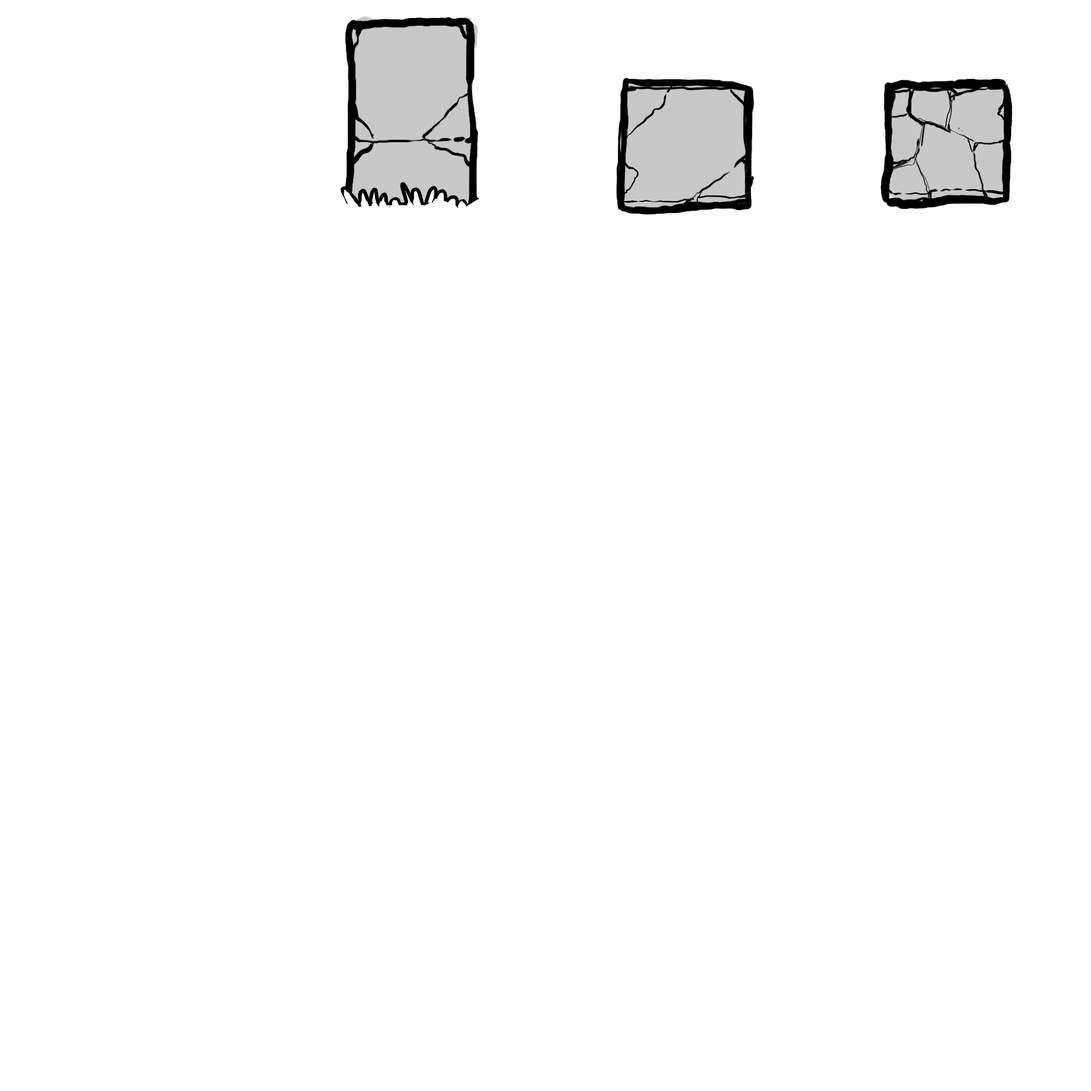
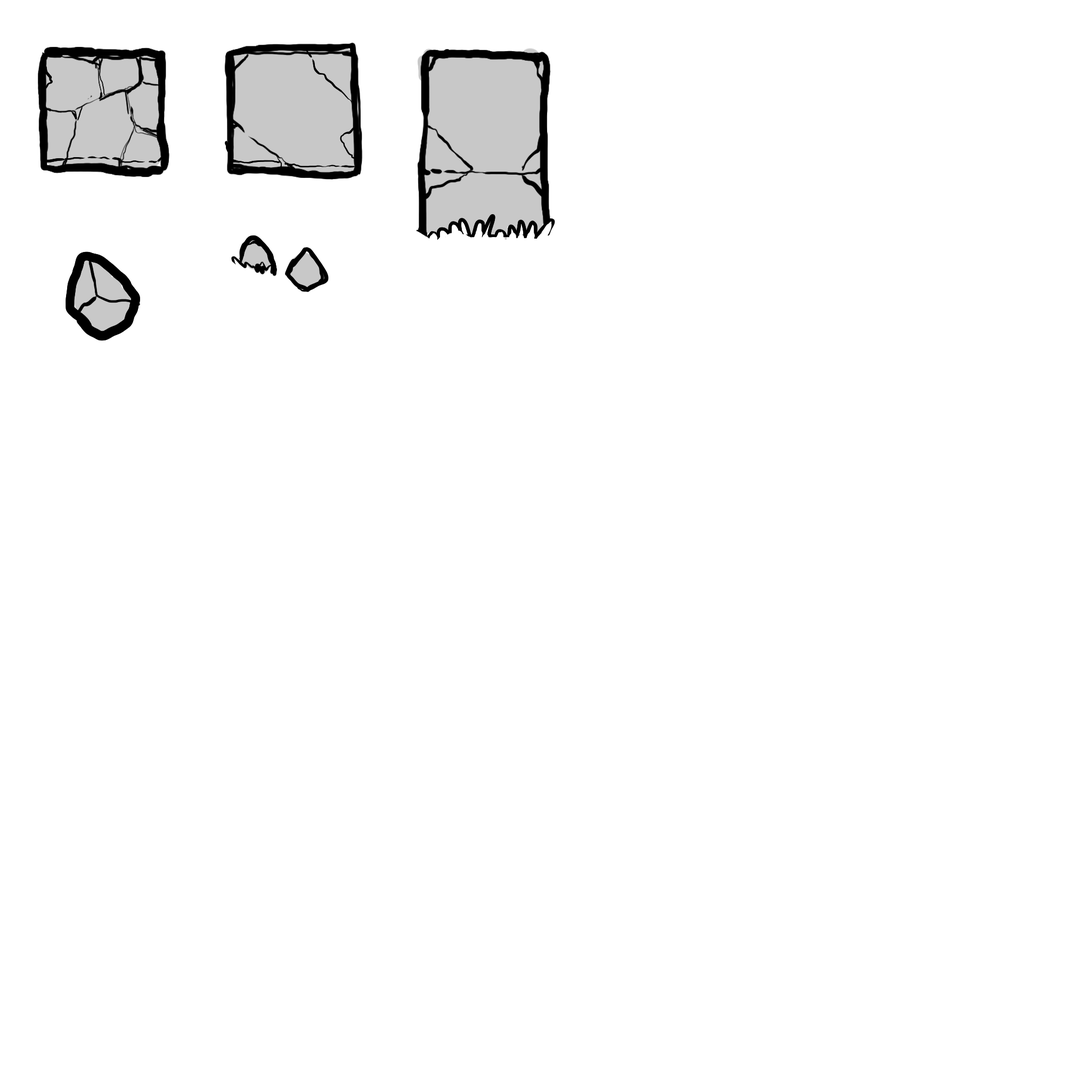
Layers edited between the first and the second 1091×1091 image:
renamed "Paint Layer 1" to "Paint Layer 4", blend multiply → normal, painted on it over [37,15,1013,342]
painted on "Paint Layer 2" over [37,15,1013,342]
